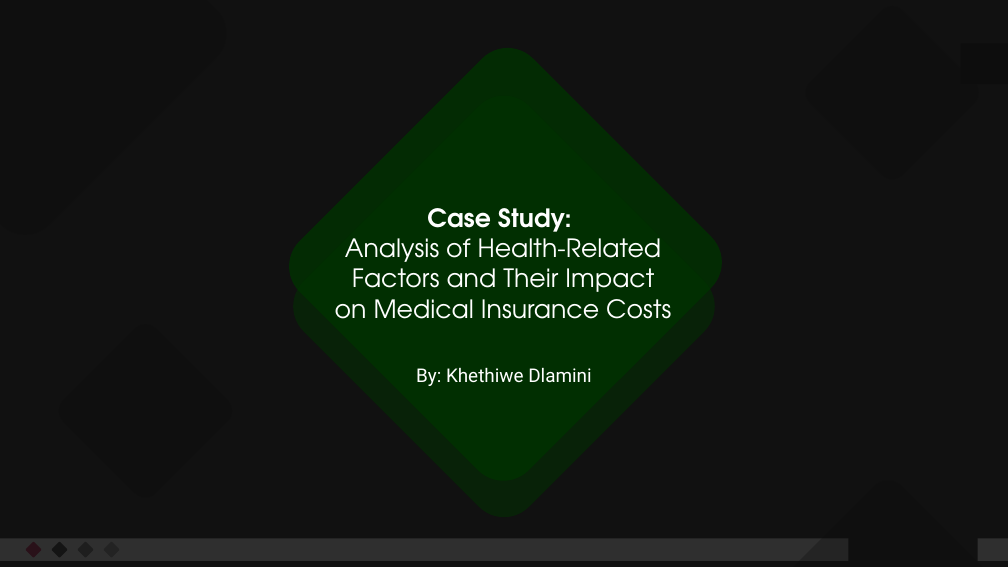
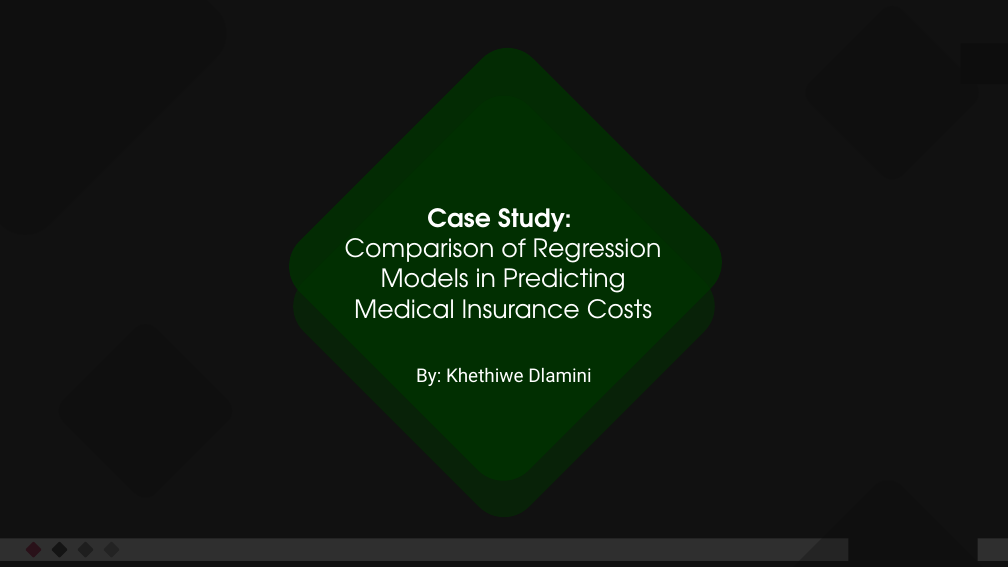
Before and after one commit to KhethiweDlamini/Medical-Insurance-Costs-Case-Study, a slide deck: slide 1 of Medical_Charges_Presentation.pptx. Drawn at 1008x567 pixels with LibreOffice and Linux fonts; fonts in the diff are those of the drawing; background and template pictures are left out; a plain dark background stands for a picture behind light text. Boxes give left, top, right and bottom in pixels: in the first picture for what was removed or moved away, otherwise in the second. Text is boxed around its words. In the diff, an @@ line names an element or a change of style, - is before the commit and + after.

```diff
--- a/Medical_Charges_Presentation.pptx
+++ b/Medical_Charges_Presentation.pptx
@@ text at [345,208,662,319]: text changed @@
-Case Study:
-Analysis of Health-Related Factors and Their Impact on Medical Insurance Costs
+Case Study:
+Comparison of Regression Models in Predicting Medical Insurance Costs
```
Also in this commit, not shown: 2 other slides changed.
